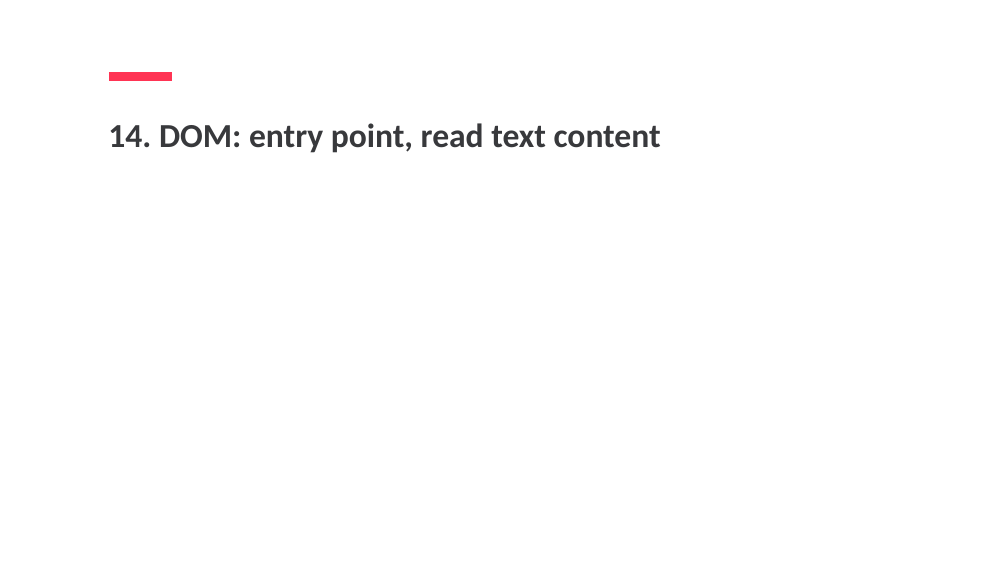
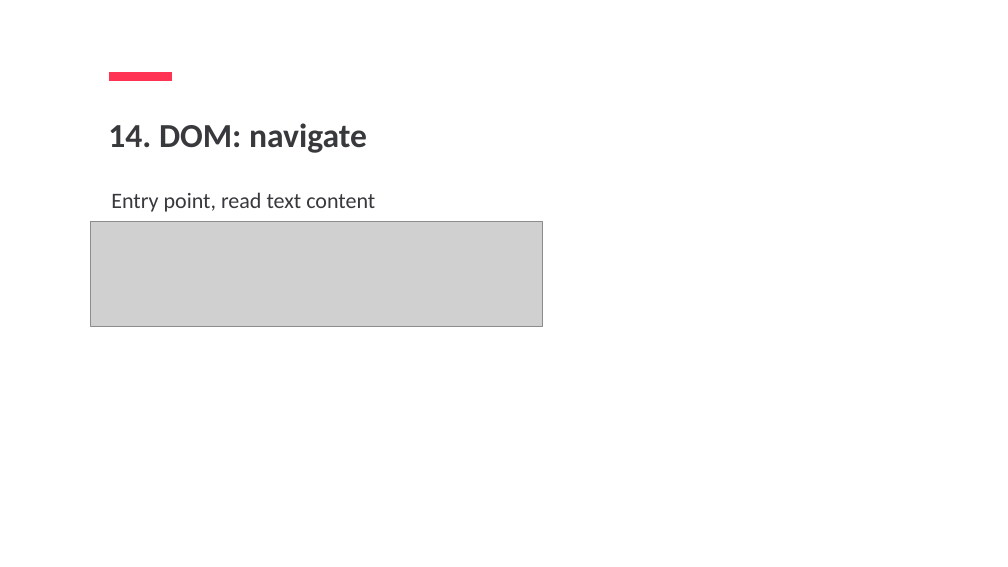
Before and after one commit to jpotapova/js-lecture-1, a slide deck: slide 69 of JS1-Jelizaveta-Potapova.pptx. Drawn at 1008x567 pixels with LibreOffice and Linux fonts; fonts in the diff are those of the drawing; grey boxes stand for pictures. Boxes give left, top, right and bottom in pixels: in the first picture for what was removed or moved away, otherwise in the second. Text is boxed around its words. In the diff, an @@ line names an element or a change of style, - is before the commit and + after.

Commit message:
Update slides

```diff
--- a/JS1-Jelizaveta-Potapova.pptx
+++ b/JS1-Jelizaveta-Potapova.pptx
@@ text at bbox=[108, 123, 367, 153]: text changed @@
-14. DOM: entry point, read text content
+14. DOM: navigate
@@ text added at bbox=[111, 192, 375, 212], 42 pt, text #38393C @@
+Entry point, read text content
@@ picture added at bbox=[90, 221, 542, 326] @@
```
Also in this commit, not shown: 5 other slides changed, 1 slide added, 1 slide removed.
